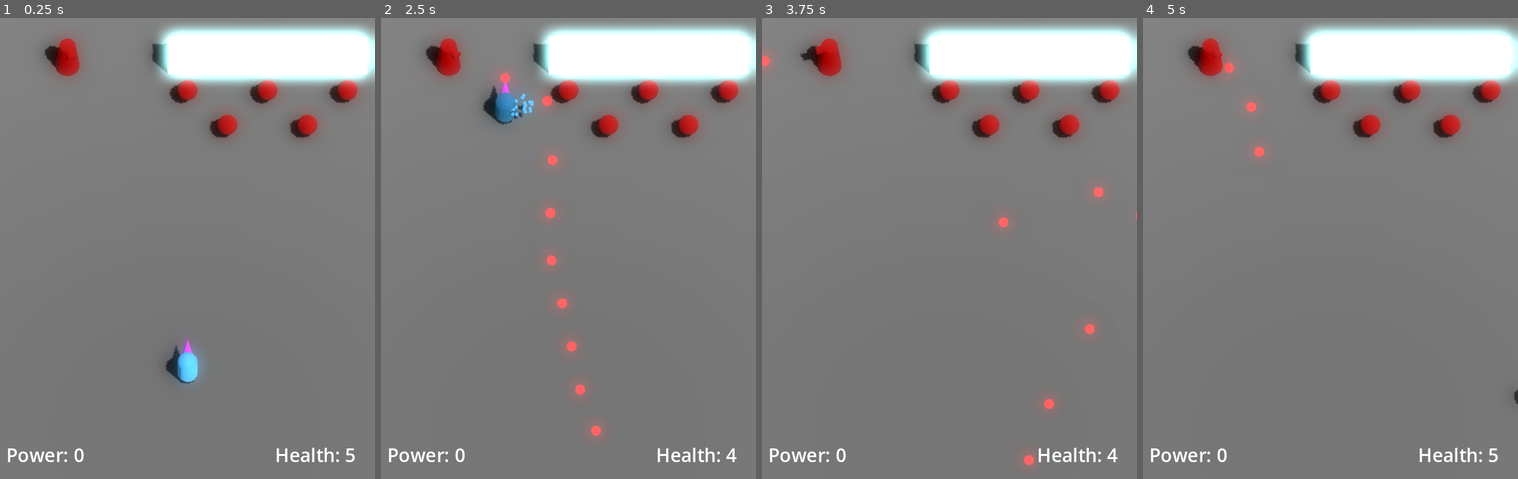
Above: before the commit, frames 1-4 (left to right).
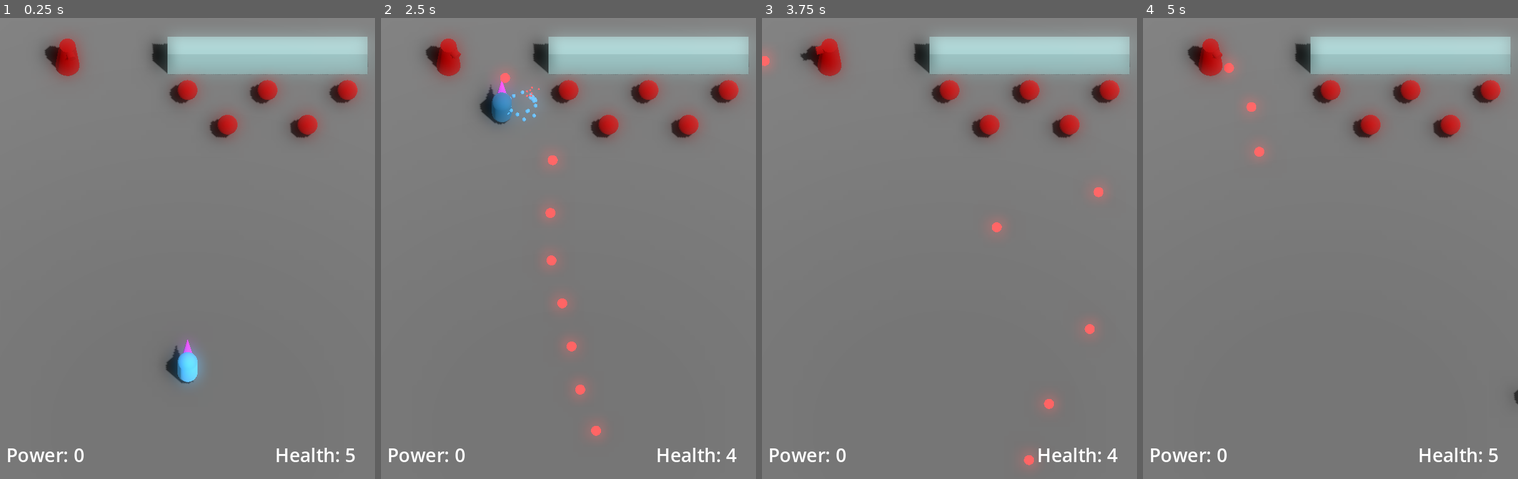
Above: after the commit, the same moments.

Repository: JackEvans24/bullet-absorb
Game: Godot game, scene res://scenes/main.tscn
Two runs of this game, one before a commit and one after it. Both use one fixed random seed, a clock stepped at 60 frames per second and the inputs below.
Inputs:
- Up to frame 1 (0.25 s): no input
- Up to frame 2 (2.5 s): hold K (absorb) 0.53-1.28 s; hold Up (move_forward) 0.53-2.03 s; tap J (fire) at 1.35 s; hold Left (move_left) from 2.03 s (still down); hold K (absorb) from 2.03 s (still down)
- Up to frame 3 (3.75 s): release K (absorb) at 2.78 s; tap J (fire) at 2.85 s; release Left (move_left) at 3.53 s; hold Down (move_back) from 3.53 s (still down); hold K (absorb) from 3.53 s (still down)
- Up to frame 4 (5 s): tap Escape (restart) at 4.15 s; release Down (move_back) at 4.28 s; release K (absorb) at 4.28 s; hold Right (move_right) from 4.28 s (still down); tap J (fire) at 4.35 s

The runs differ from the first frame. In frame 1, 7.6% of the frame differs, in the area x 41-100%, y 1-15%; in frame 2, 8.2%, in the area x 15-100%, y 1-24%; in frame 3, 7.7%; in frame 4, 7.6%.

Commit message:
feat: destroy bullets on collision, improve bullet and blood particles (#6)
* feat: add enemy collision layer

* refactor: move offscreen signal hookup to code

* feat: kill bullets on contact with player, enemy, walls

* feat: add splash particles to bullet on destroy

* fix: remove shadows from bullet splash

* chore: replace wall material

* chore: save wall material

* chore: remove shadows from hurt particles

* fix: fix player collision fields

Diff:
--- /dev/null
+++ b/materials/wall.tres
@@ -0,0 +1,6 @@
+[gd_resource type="ORMMaterial3D" format=3 uid="uid://gclpf2kqyelh"]
+
+[resource]
+emission_enabled = true
+emission = Color(0.607843, 1, 1, 1)
+emission_energy_multiplier = 0.2
--- a/models/player/player_external.tres
+++ b/models/player/player_external.tres
@@ -1,3 +1,5 @@
 [gd_resource type="CapsuleShape3D" format=3 uid="uid://b143a5k1xv5rx"]
 
 [resource]
+radius = 0.4
+height = 1.8
--- a/models/player/player_internal.tres
+++ b/models/player/player_internal.tres
@@ -1,5 +1,3 @@
 [gd_resource type="CapsuleShape3D" format=3 uid="uid://c4tuvev8wasc3"]
 
 [resource]
-radius = 0.4
-height = 1.8
--- a/prefabs/bullets/default_enemy_bullet.tscn
+++ b/prefabs/bullets/default_enemy_bullet.tscn
@@ -1,19 +1,29 @@
-[gd_scene load_steps=5 format=3 uid="uid://coogevjwgwbft"]
+[gd_scene load_steps=7 format=3 uid="uid://coogevjwgwbft"]
 
 [ext_resource type="PackedScene" uid="uid://dl5unqhv0x3ox" path="res://prefabs/bullets/player_bullet.tscn" id="1_yy0xb"]
 [ext_resource type="PackedScene" uid="uid://cm1wj0vbe4wn8" path="res://prefabs/power_ball.tscn" id="2_0sm5q"]
 [ext_resource type="SphereMesh" uid="uid://dwfxlir86ljls" path="res://models/bullets/default_bullet.tres" id="3_a6lo4"]
+[ext_resource type="Material" uid="uid://c63sm522ebpu5" path="res://materials/bullets/enemy_bullet.tres" id="4_ikl7v"]
 
-[sub_resource type="SphereShape3D" id="SphereShape3D_viiis"]
+[sub_resource type="SphereShape3D" id="SphereShape3D_3fvnn"]
 radius = 0.22
+
+[sub_resource type="SphereMesh" id="SphereMesh_41q4x"]
+material = ExtResource("4_ikl7v")
+radius = 0.05
+height = 0.1
 
 [node name="PlayerBullet" instance=ExtResource("1_yy0xb")]
 collision_layer = 4
+collision_mask = 19
 speed = 10
 power_scene = ExtResource("2_0sm5q")
 
-[node name="MeshInstance3D" parent="." index="0"]
+[node name="Mesh" parent="." index="0"]
 mesh = ExtResource("3_a6lo4")
 
-[node name="CollisionShape3D" parent="." index="2"]
-shape = SubResource("SphereShape3D_viiis")
+[node name="Collider" parent="." index="1"]
+shape = SubResource("SphereShape3D_3fvnn")
+
+[node name="SplashParticles" parent="." index="3"]
+draw_pass_1 = SubResource("SphereMesh_41q4x")
--- a/prefabs/bullets/player_bullet.tscn
+++ b/prefabs/bullets/player_bullet.tscn
@@ -1,28 +1,58 @@
-[gd_scene load_steps=4 format=3 uid="uid://dl5unqhv0x3ox"]
+[gd_scene load_steps=9 format=3 uid="uid://dl5unqhv0x3ox"]
 
 [ext_resource type="Script" path="res://scripts/bullet.gd" id="1_idcyk"]
 [ext_resource type="SphereMesh" uid="uid://idlaqhuqbbdn" path="res://models/bullets/player_bullet.tres" id="2_d1la3"]
+[ext_resource type="Material" uid="uid://caaotrthyvusd" path="res://materials/bullets/player_bullet.tres" id="3_vi40b"]
 
 [sub_resource type="SphereShape3D" id="SphereShape3D_s5aai"]
 radius = 0.45
 
+[sub_resource type="Curve" id="Curve_mewlh"]
+_data = [Vector2(0, 1), 0.0, 0.0, 0, 0, Vector2(1, 0), -2.35023, 0.0, 0, 0]
+point_count = 2
+
+[sub_resource type="CurveTexture" id="CurveTexture_4nd82"]
+curve = SubResource("Curve_mewlh")
+
+[sub_resource type="ParticleProcessMaterial" id="ParticleProcessMaterial_ji3k7"]
+direction = Vector3(0, 1, 0)
+spread = 90.0
+initial_velocity_min = 2.0
+initial_velocity_max = 5.0
+gravity = Vector3(0, -20, 0)
+scale_curve = SubResource("CurveTexture_4nd82")
+
+[sub_resource type="SphereMesh" id="SphereMesh_xd53j"]
+material = ExtResource("3_vi40b")
+radius = 0.05
+height = 0.1
+radial_segments = 16
+rings = 8
+
 [node name="PlayerBullet" type="Area3D" groups=["bullet"]]
 collision_layer = 16
-collision_mask = 0
-monitoring = false
+collision_mask = 37
 script = ExtResource("1_idcyk")
 speed = 20
 accuracy = 0.0
 
-[node name="MeshInstance3D" type="MeshInstance3D" parent="."]
+[node name="Mesh" type="MeshInstance3D" parent="."]
 cast_shadow = 0
 gi_mode = 0
 mesh = ExtResource("2_d1la3")
 
-[node name="VisibleOnScreenNotifier3D" type="VisibleOnScreenNotifier3D" parent="."]
+[node name="Collider" type="CollisionShape3D" parent="."]
+shape = SubResource("SphereShape3D_s5aai")
+
+[node name="OnScreenNotifier" type="VisibleOnScreenNotifier3D" parent="."]
 aabb = AABB(-2, -2, -2, 4, 4, 4)
 
-[node name="CollisionShape3D" type="CollisionShape3D" parent="."]
-shape = SubResource("SphereShape3D_s5aai")
-
-[connection signal="screen_exited" from="VisibleOnScreenNotifier3D" to="." method="_on_screen_exited"]
+[node name="SplashParticles" type="GPUParticles3D" parent="."]
+transparency = 0.2
+cast_shadow = 0
+emitting = false
+lifetime = 0.3
+one_shot = true
+explosiveness = 1.0
+process_material = SubResource("ParticleProcessMaterial_ji3k7")
+draw_pass_1 = SubResource("SphereMesh_xd53j")
--- a/prefabs/enemies/enemy.tscn
+++ b/prefabs/enemies/enemy.tscn
@@ -15,6 +15,8 @@
 radius = 0.45
 
 [node name="Enemy" type="CharacterBody3D"]
+collision_layer = 32
+collision_mask = 17
 script = ExtResource("1_wjmkf")
 hurt_particles_scene = ExtResource("2_e8cc4")
 
--- a/prefabs/hurt_particles.tscn
+++ b/prefabs/hurt_particles.tscn
@@ -15,6 +15,7 @@
 spread = 75.0
 initial_velocity_min = 5.0
 initial_velocity_max = 5.0
+gravity = Vector3(0, -15, 0)
 scale_curve = SubResource("CurveTexture_dceoy")
 
 [sub_resource type="SphereMesh" id="SphereMesh_fhla8"]
@@ -23,6 +24,7 @@
 height = 0.2
 
 [node name="HurtParticles" type="GPUParticles3D"]
+cast_shadow = 0
 emitting = false
 one_shot = true
 explosiveness = 1.0
--- a/prefabs/player.tscn
+++ b/prefabs/player.tscn
@@ -68,6 +68,7 @@
 spread = 75.0
 initial_velocity_min = 8.0
 initial_velocity_max = 8.0
+gravity = Vector3(0, -15, 0)
 scale_curve = SubResource("CurveTexture_ifrih")
 turbulence_noise_speed_random = 0.27
 
@@ -142,8 +143,10 @@
 mesh = SubResource("CylinderMesh_ugy6r")
 
 [node name="HurtParticles" type="GPUParticles3D" parent="Pivot"]
+cast_shadow = 0
 emitting = false
 amount = 20
+lifetime = 0.6
 one_shot = true
 explosiveness = 1.0
 process_material = SubResource("ParticleProcessMaterial_wwwn5")
--- a/project.godot
+++ b/project.godot
@@ -104,3 +104,4 @@
 3d_physics/layer_3="bullet"
 3d_physics/layer_4="power"
 3d_physics/layer_5="player_bullet"
+3d_physics/layer_6="enemy"
--- a/scenes/main.tscn
+++ b/scenes/main.tscn
@@ -2,8 +2,8 @@
 
 [ext_resource type="PackedScene" uid="uid://c3tj0pdcum4wd" path="res://prefabs/player.tscn" id="1_e5x1h"]
 [ext_resource type="Script" path="res://scripts/main.gd" id="1_rtjol"]
-[ext_resource type="Material" uid="uid://cby3cclkw40gu" path="res://materials/power.tres" id="2_62g5s"]
 [ext_resource type="PackedScene" uid="uid://bhxrs6pph350t" path="res://scenes/hud.tscn" id="2_bqahq"]
+[ext_resource type="Material" uid="uid://gclpf2kqyelh" path="res://materials/wall.tres" id="2_hxwft"]
 [ext_resource type="PackedScene" uid="uid://c3ytmjd7pe4pg" path="res://prefabs/enemies/enemy.tscn" id="5_4wclf"]
 [ext_resource type="PackedScene" uid="uid://wfijrpbc1nxm" path="res://prefabs/enemies/turret.tscn" id="6_nrrgo"]
 
@@ -30,7 +30,7 @@
 size = Vector3(10, 2, 1)
 
 [sub_resource type="BoxMesh" id="BoxMesh_ughhm"]
-material = ExtResource("2_62g5s")
+material = ExtResource("2_hxwft")
 size = Vector3(10, 2, 1)
 
 [sub_resource type="StandardMaterial3D" id="StandardMaterial3D_85wj3"]
--- a/scripts/bullet.gd
+++ b/scripts/bullet.gd
@@ -1,9 +1,21 @@
-class_name Bullet extends Node3D
+class_name Bullet
+extends Area3D
 
 @export var speed = 5
 @export var accuracy = 1.0 / 6.0
 
 @export var power_scene: PackedScene
+
+@onready var mesh: MeshInstance3D = $Mesh
+@onready var collider: CollisionShape3D = $Collider
+@onready var splash_particles: GPUParticles3D = $SplashParticles
+@onready var on_screen_notifier: VisibleOnScreenNotifier3D = $OnScreenNotifier
+
+var dead = false
+
+func _ready():
+	body_entered.connect(_on_body_entered)
+	on_screen_notifier.screen_exited.connect(_on_screen_exited)
 
 func initialise(turret_basis: Basis):
 	basis = turret_basis.orthonormalized()
@@ -11,18 +23,33 @@
 	rotate_y(randf_range( - PI * accuracy, PI * accuracy))
 
 func _physics_process(_delta):
+	if dead:
+		return
 	var forward = -global_transform.basis.z
 	position += forward * speed * _delta
+
+func _on_body_entered(_body: Node3D):
+	call_deferred("handle_destruction")
 
 func _on_screen_exited():
 	queue_free()
 
 func destroy():
-	call_deferred("handle_destruction")
+	call_deferred("handle_destruction_with_power")
 
 func handle_destruction():
+	dead = true
+	collider.disabled = true
+	mesh.visible = false
+
+	splash_particles.restart()
+	await splash_particles.finished
+
+	call_deferred("queue_free")
+
+func handle_destruction_with_power():
 	drop_power()
-	queue_free()
+	handle_destruction()
 
 func drop_power():
 	if power_scene == null:
--- a/scripts/player/player.gd
+++ b/scripts/player/player.gd
@@ -13,6 +13,7 @@
 @onready var absorb: Absorb = $Absorb
 @onready var body: PlayerBody = $Pivot
 @onready var hit_detection: Area3D = $HitDetection
+@onready var ground_detection: CollisionShape3D = $GroundDetection
 
 var power_count: int = 0
 
@@ -58,6 +59,7 @@
 	aim.can_aim = false
 	aim.can_fire = false
 	absorb.can_absorb = false
+	ground_detection.set_deferred("disabled", true)
 	died.emit()
 
 func _on_absorb():
